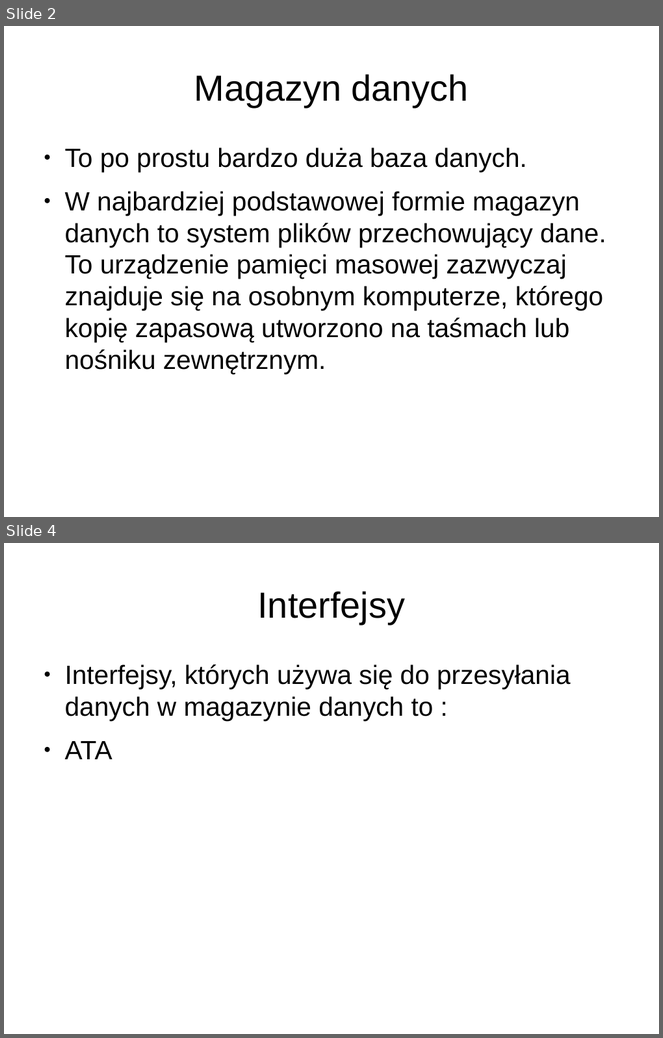
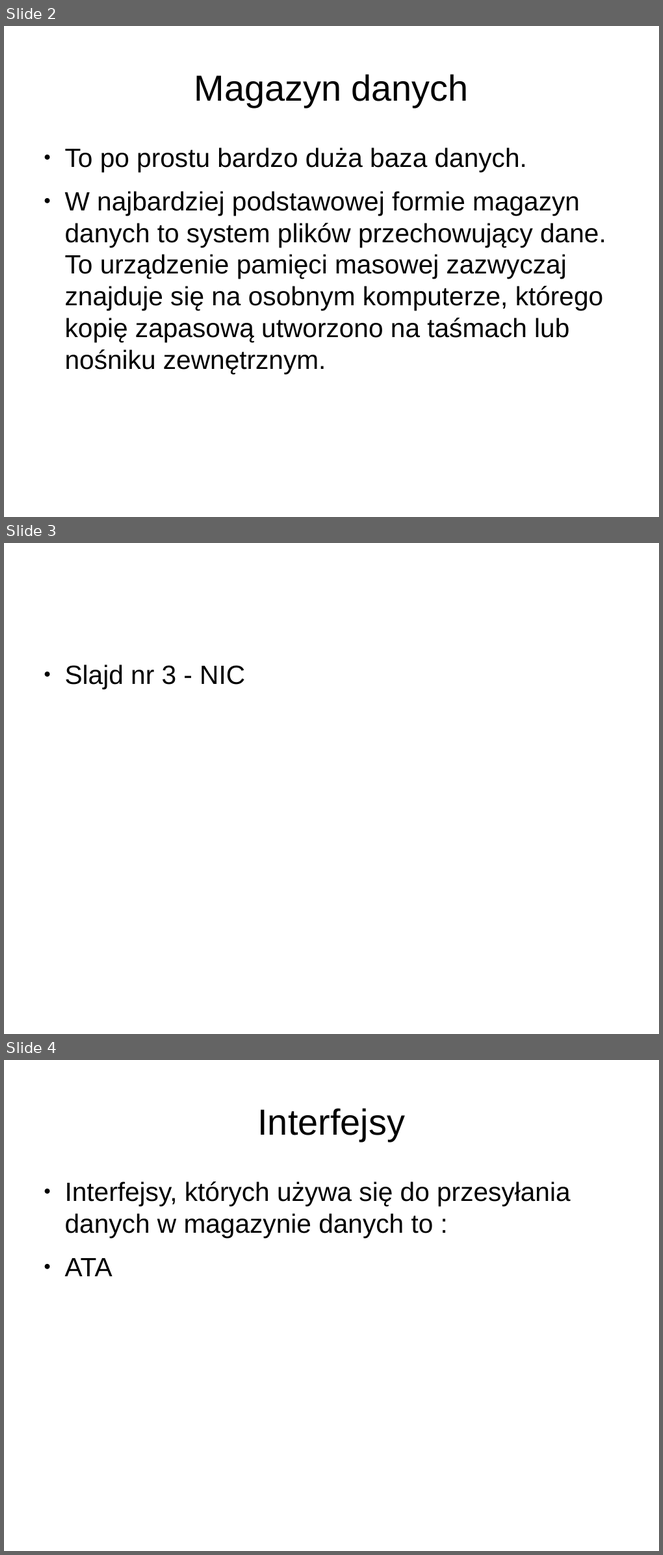
Before and after one commit to Lupa666/PUTDungeon, a slide deck: Magazyny_Danych_Dla_Nas.odp. Shown one above the other, each under a label of ours: slides 2 and 4 before the commit, slides 2, 3 and 4 after it; the slides between them are not shown. The pictures are 663x1038 and 663x1555 pixels, drawn with LibreOffice and Linux fonts; fonts in the diff are those of the drawing; background and template pictures are left out. Boxes give left, top, right and bottom in pixels: in the first picture for what was removed or moved away, otherwise in the second. Text is boxed around its words. In the diff, an @@ line names an element or a change of style, - is before the commit and + after.

```diff
--- a/Magazyny_Danych_Dla_Nas.odp
+++ b/Magazyny_Danych_Dla_Nas.odp
@@ slide 3 added at (x1=4, y1=543, x2=659, y2=1034), background #FFFFFF @@
@@ text added at (x1=65, y1=665, x2=245, y2=689), 32 pt, text #000000 @@
+● Slajd nr 3 - NIC
```
Also in this commit, not shown: 13 other slides added.
